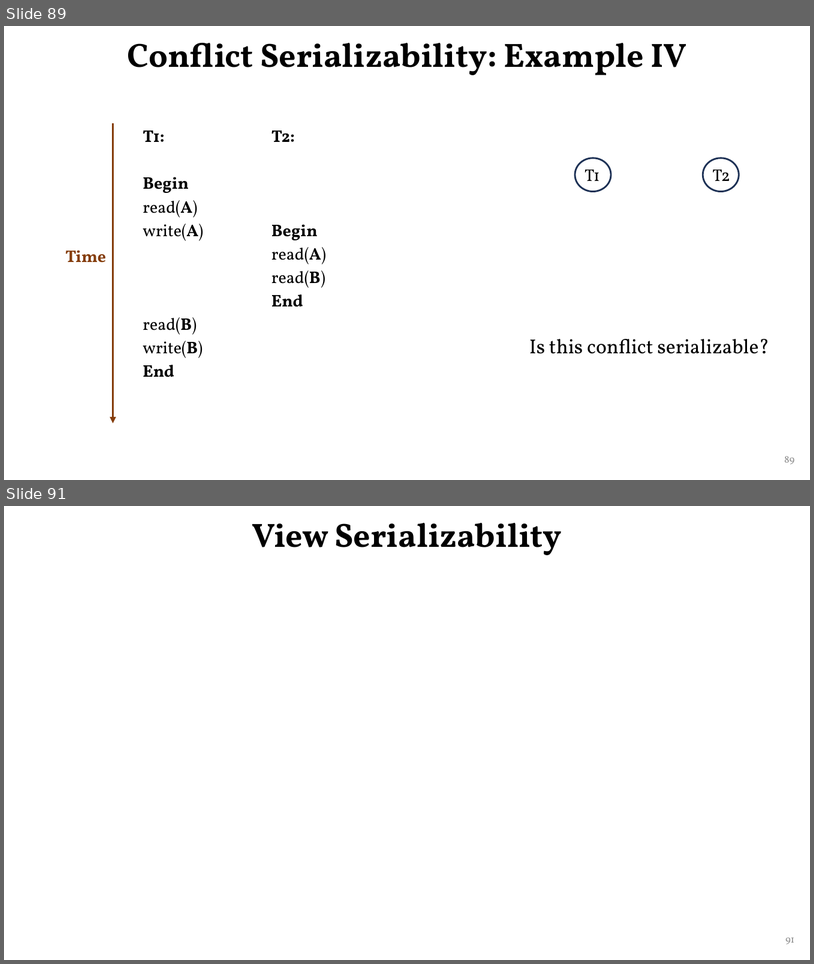
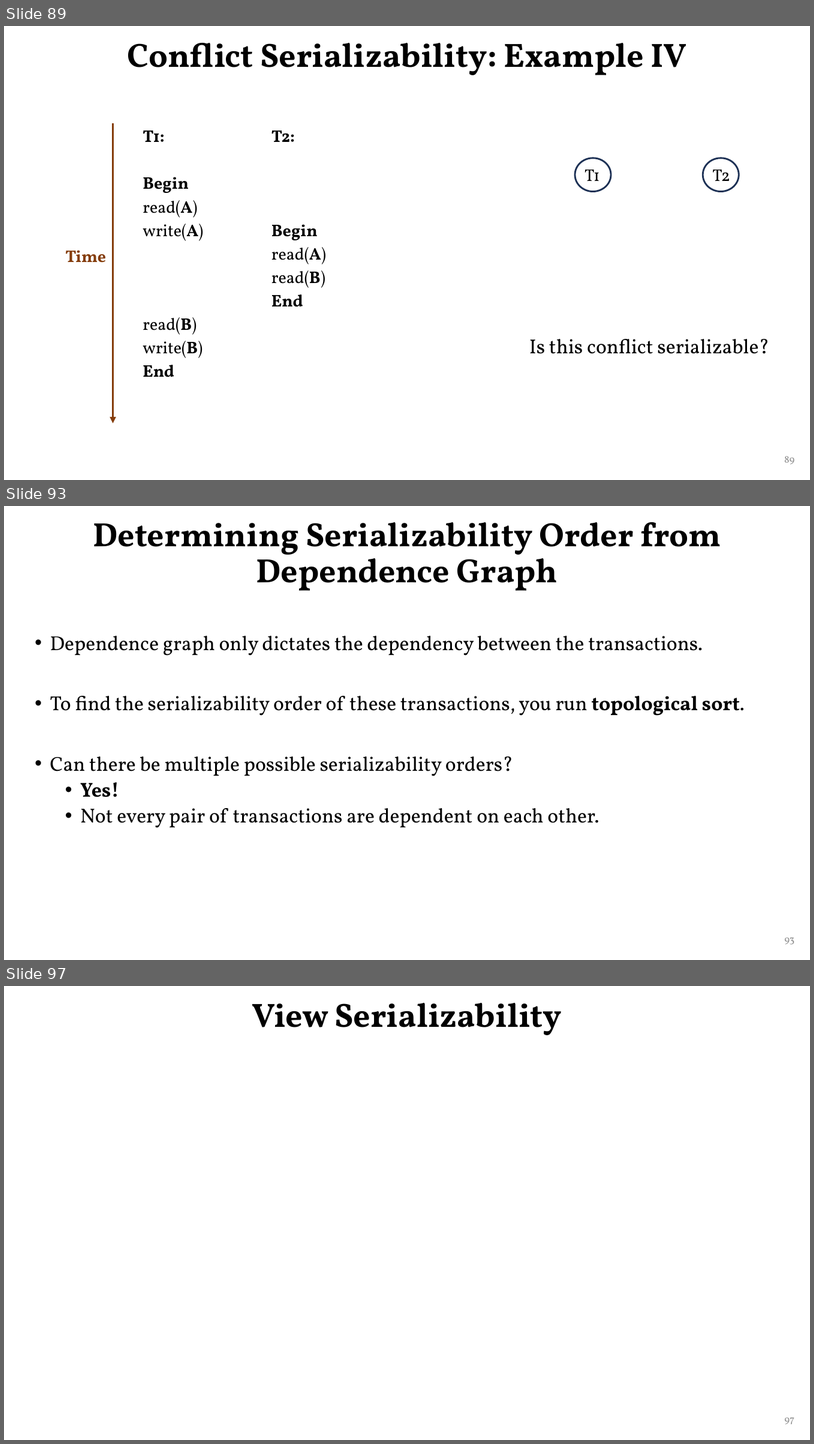
Before and after one commit to gupta-suyash/gupta-suyash.github.io, a slide deck: assets/files/cs451-551-fall24/db-class11.pptx. Shown one above the other, each under a label of ours: slides 89 and 91 before the commit, slides 89, 93 and 97 after it; the slides between them are not shown. The pictures are 814x964 and 814x1444 pixels, drawn with LibreOffice and Linux fonts; fonts in the diff are those of the drawing. Boxes give left, top, right and bottom in pixels: in the first picture for what was removed or moved away, otherwise in the second. Text is boxed around its words. In the diff, an @@ line names an element or a change of style, - is before the commit and + after.

```diff
--- a/assets/files/cs451-551-fall24/db-class11.pptx
+++ b/assets/files/cs451-551-fall24/db-class11.pptx
@@ slide 93 added at (x1=4, y1=506, x2=810, y2=960), background #FFFFFF @@
@@ title added at (x1=93, y1=522, x2=721, y2=591), 40 pt, text #000000, bold @@
+Determining Serializability Order from Dependence Graph
@@ text added at (x1=50, y1=636, x2=745, y2=828), 24 pt, text #000000 @@
+• Dependence graph only dictates the dependency between the transactions.
+• To find the serializability order of these transactions, you run topological sort.
+• Can there be multiple possible serializability orders?
+  • Yes!
+  • Not every pair of transactions are dependent on each other.
@@ page number added at (x1=785, y1=937, x2=795, y2=944), 12 pt, text #8C8C8C @@
+93
@@ what was slide 91 is now slide 97 @@
@@ page number at (x1=785, y1=1417, x2=795, y2=1424): text changed @@
-91
+97
```
Also in this commit, not shown: 8 slides changed, 5 other slides added, 2 other files.
